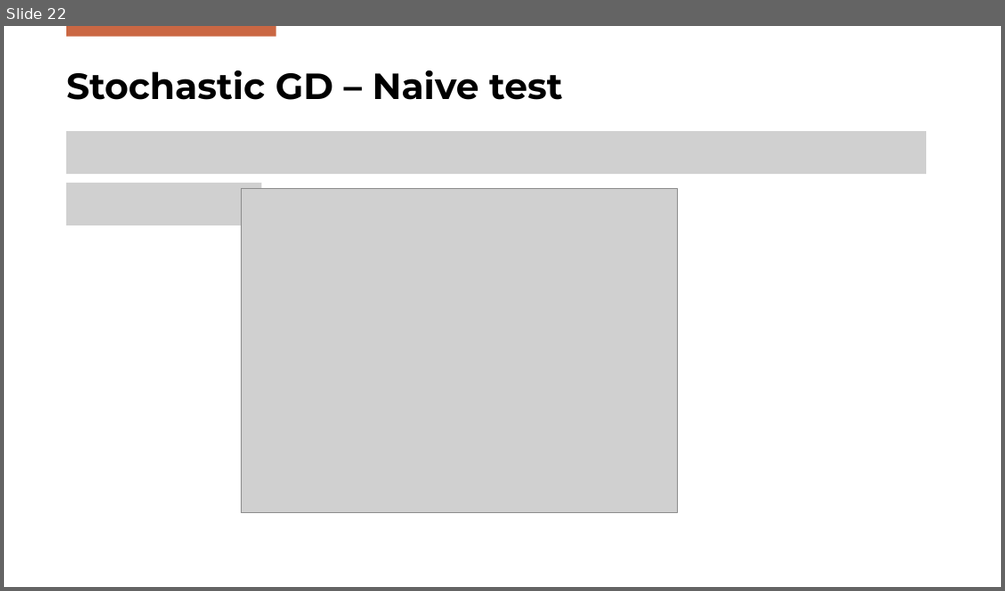
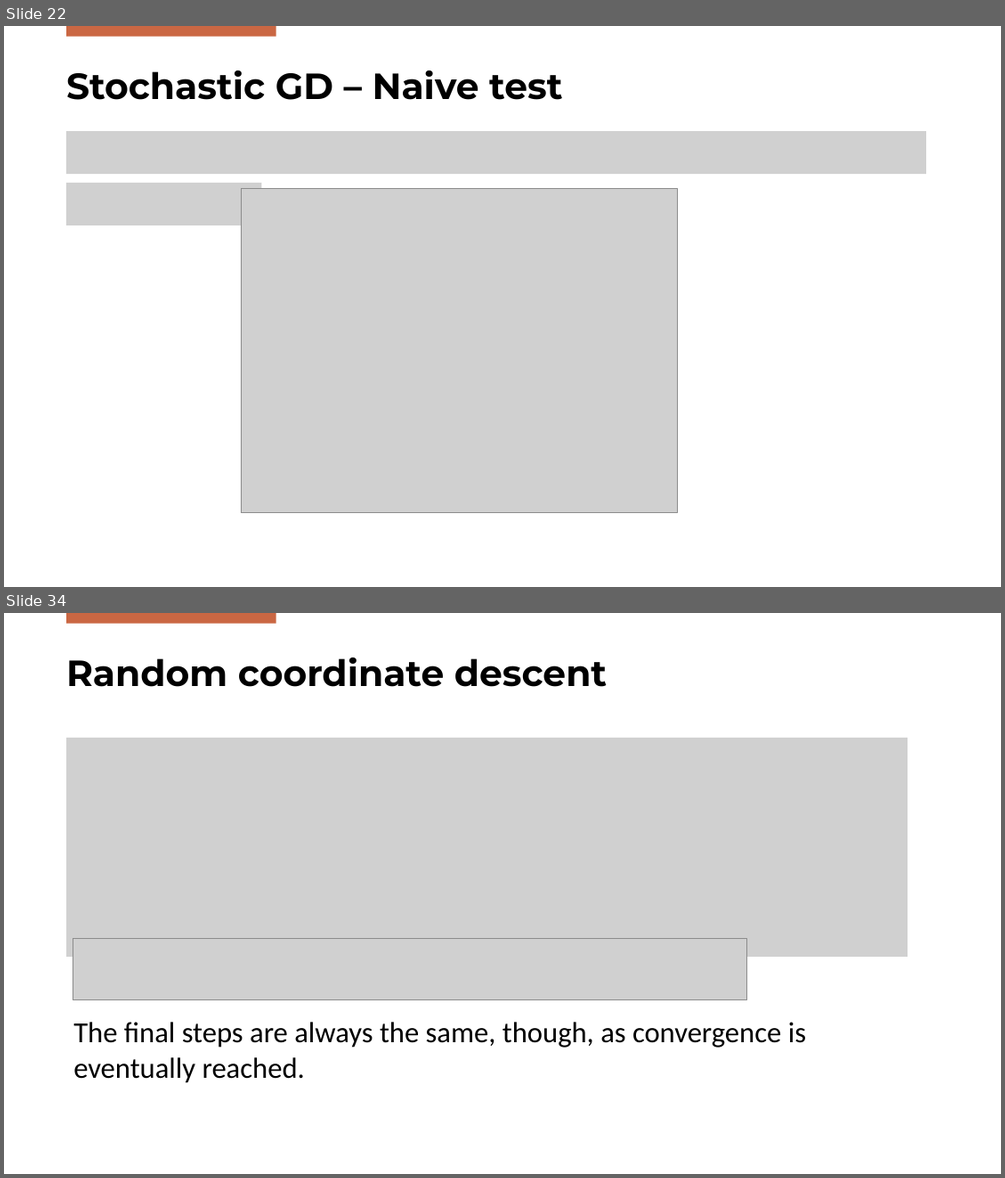
Before and after one commit to FilippoBolis/OptimizationProject_2025, a slide deck: Ppt/Optimization.pptx. Shown one above the other, each under a label of ours: slide 22 before the commit, slides 22 and 34 after it; the slides between them are not shown. The pictures are 1005x591 and 1005x1178 pixels, drawn with LibreOffice and Linux fonts; fonts in the diff are those of the drawing; grey boxes stand for pictures; background and template pictures are left out. Boxes give left, top, right and bottom in pixels: in the first picture for what was removed or moved away, otherwise in the second. Text is boxed around its words. In the diff, an @@ line names an element or a change of style, - is before the commit and + after.

Commit message:
Coordinate descent aggiunto alla presentazione

```diff
--- a/Ppt/Optimization.pptx
+++ b/Ppt/Optimization.pptx
@@ slide 34 added at (x1=4, y1=613, x2=1001, y2=1174), background #FFFFFF; not listed: 1 template element that a slide beside it also shows @@
@@ title added at (x1=66, y1=657, x2=607, y2=687), 35 pt, text #000000, bold @@
+Random coordinate descent
@@ picture added at (x1=66, y1=738, x2=907, y2=957) @@
@@ picture added at (x1=73, y1=938, x2=747, y2=999) @@
@@ text added at (x1=73, y1=1022, x2=806, y2=1083), 28 pt, text #000000 @@
+The final steps are always the same, though, as convergence is eventually reached.
```
Also in this commit, not shown: 6 slides changed, 4 other slides added, 4 other files.
